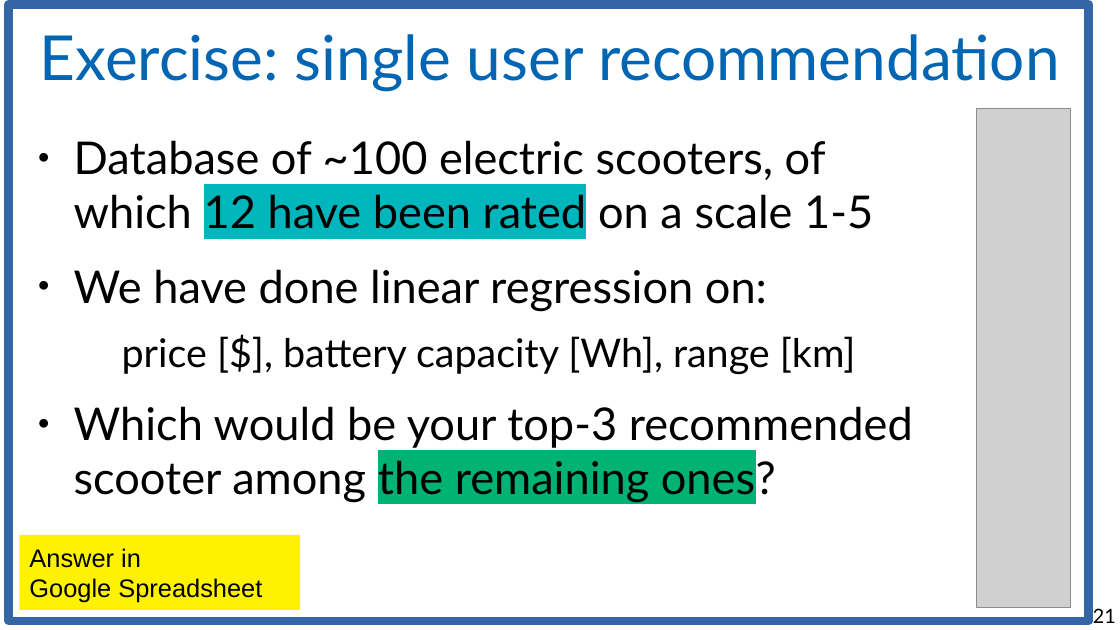
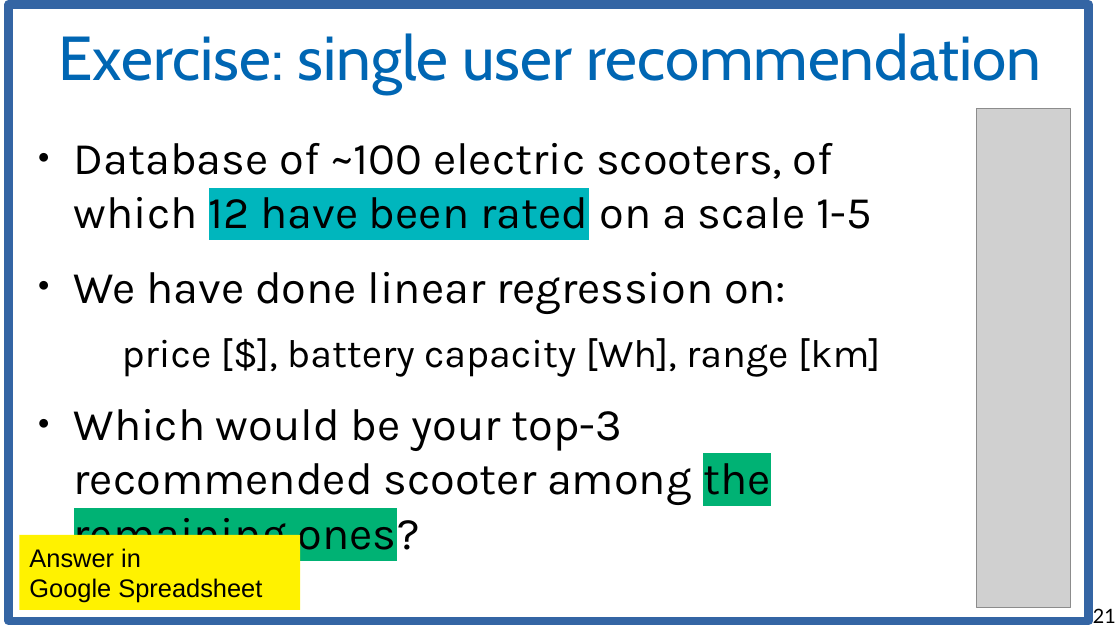
Before and after one commit to chatox/data-mining-course, a slide deck: slide 21 of theory/odp/tt16_recommender_systems.odp. Drawn at 1120x630 pixels with LibreOffice and Linux fonts; fonts in the diff are those of the drawing; grey boxes stand for pictures. Boxes give left, top, right and bottom in pixels: in the first picture for what was removed or moved away, otherwise in the second. Text is boxed around its words. In the diff, an @@ line names an element or a change of style, - is before the commit and + after.

```diff
--- a/theory/odp/tt16_recommender_systems.odp
+++ b/theory/odp/tt16_recommender_systems.odp
@@ title "Exercise: single user recommendation" moved from (x1=40, y1=34, x2=1059, y2=92) to (x1=58, y1=33, x2=1041, y2=94) @@
@@ title "Exercise: single user recommendation" at (x1=58, y1=33, x2=1041, y2=94): font Lato to Cabin @@
@@ text "Database of ~100 electric scooters, ..." at (x1=74, y1=143, x2=881, y2=560): font Lato to Karla @@
```
Also in this commit, not shown: 20 other slides changed, 48 other files.
